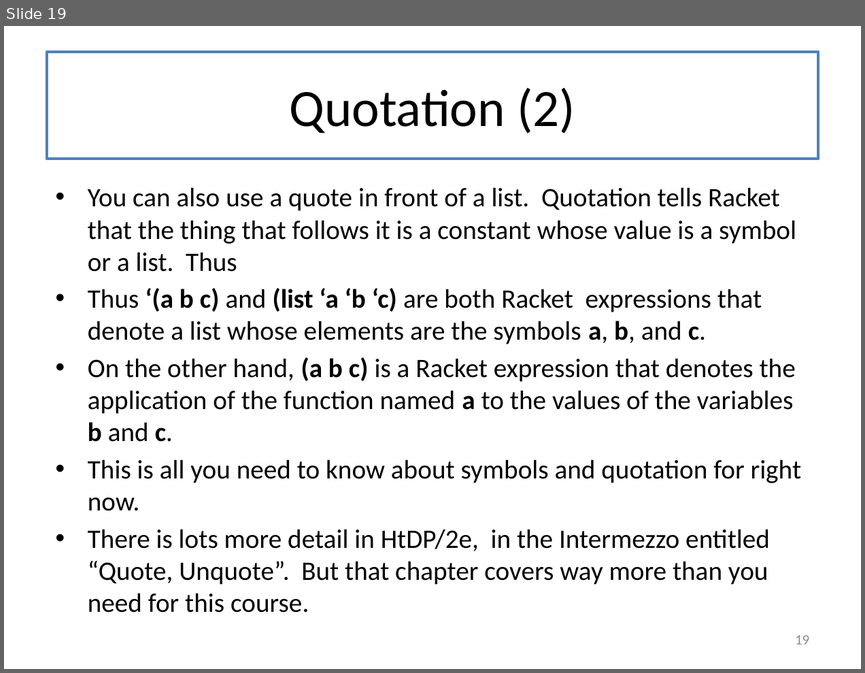
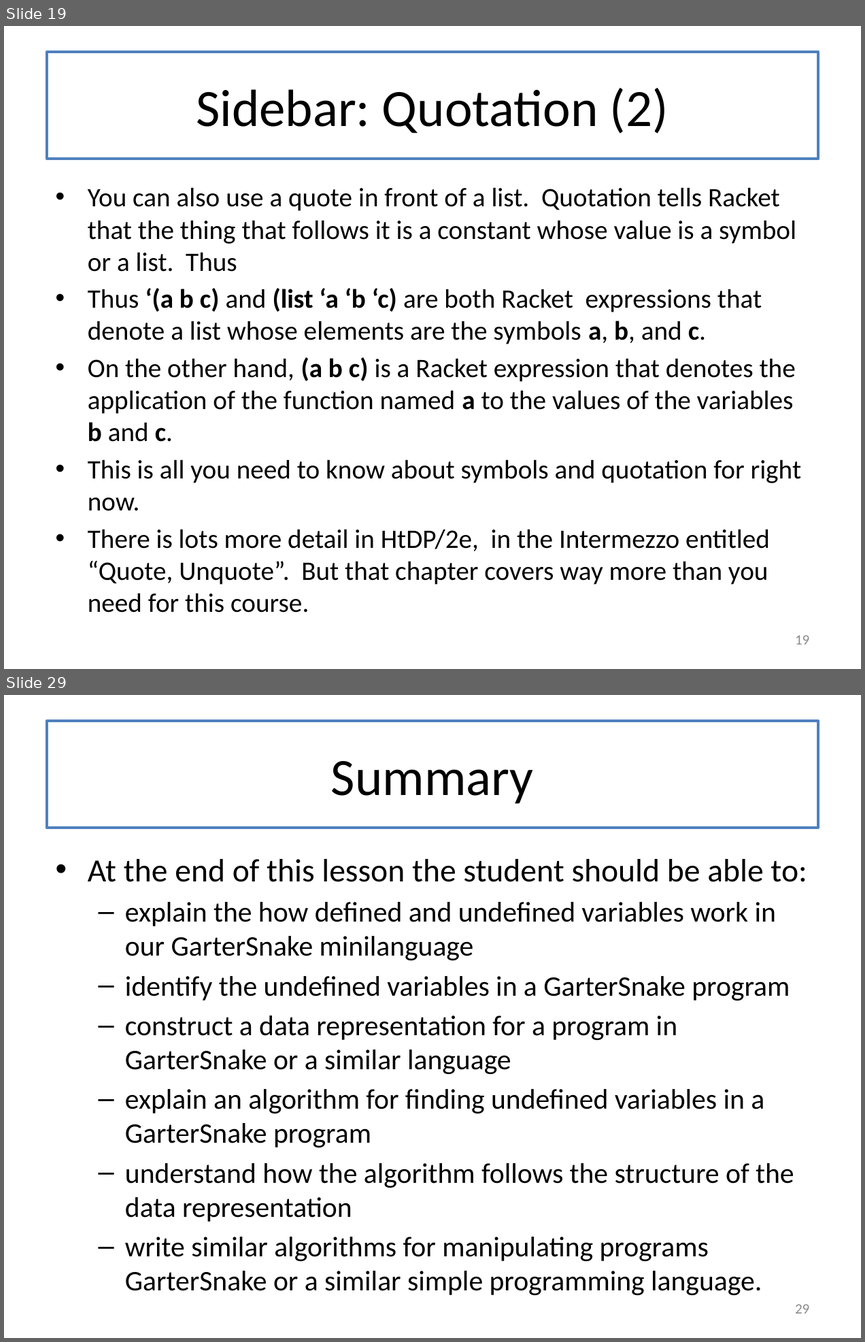
Before and after one commit to mwand/cs5010f16, a slide deck: Slides/Lesson 7.4 Case Study-- Undefined Variables.pptx. Shown one above the other, each under a label of ours: slide 19 before the commit, slides 19 and 29 after it; the slides between them are not shown. The pictures are 865x673 and 865x1342 pixels, drawn with LibreOffice and Linux fonts; fonts in the diff are those of the drawing. Boxes give left, top, right and bottom in pixels: in the first picture for what was removed or moved away, otherwise in the second. Text is boxed around its words. In the diff, an @@ line names an element or a change of style, - is before the commit and + after.

Commit message:
finished M07 GarterSnake example

```diff
--- a/Slides/Lesson 7.4 Case Study-- Undefined Variables.pptx
+++ b/Slides/Lesson 7.4 Case Study-- Undefined Variables.pptx
@@ slide 29 added at (x1=4, y1=695, x2=861, y2=1338), background #FFFFFF @@
@@ title added at (x1=47, y1=721, x2=818, y2=828), fill #FFFFFF, outline #4F81BD 2.25 pt, 44 pt, text #000000 @@
+Summary
@@ text added at (x1=88, y1=859, x2=806, y2=1261), 23.8 pt, text #000000 @@
+• At the end of this lesson the student should be able to:
+  – explain the how defined and undefined variables work in our GarterSnake minilanguage
+  – identify the undefined variables in a GarterSnake program
+  – construct a data representation for a program in GarterSnake or a similar language
+  – explain an algorithm for finding undefined variables in a GarterSnake program
+  – understand how the algorithm follows the structure of the data representation
+  – write similar algorithms for manipulating programs GarterSnake or a similar simple programming language.
@@ page number added at (x1=795, y1=1304, x2=809, y2=1313), 12 pt, text #8C8C8C @@
+29
@@ slide 19 changed as well @@
@@ title at (x1=196, y1=88, x2=668, y2=133): text changed @@
-Quotation (2)
+Sidebar: Quotation (2)
```
Also in this commit, not shown: 7 other slides changed, 9 other slides added, 9 slides removed, 7 other files.
